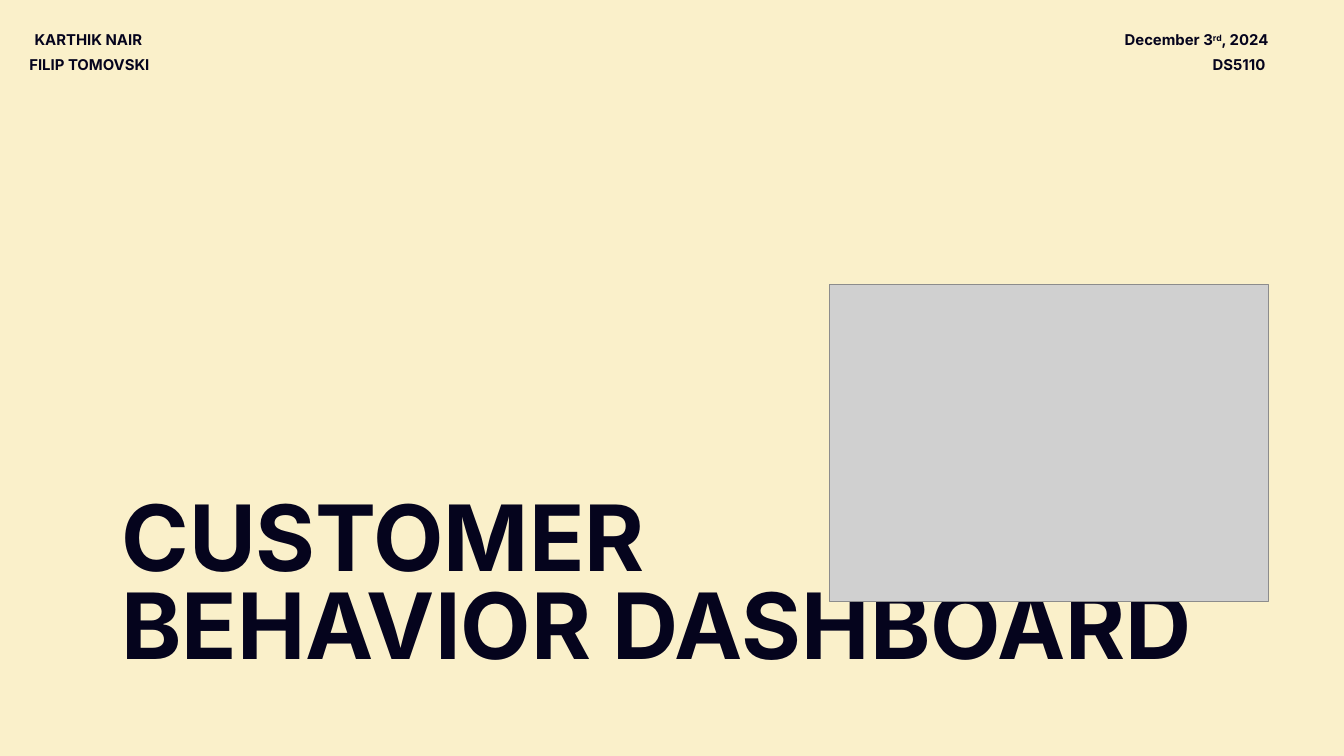
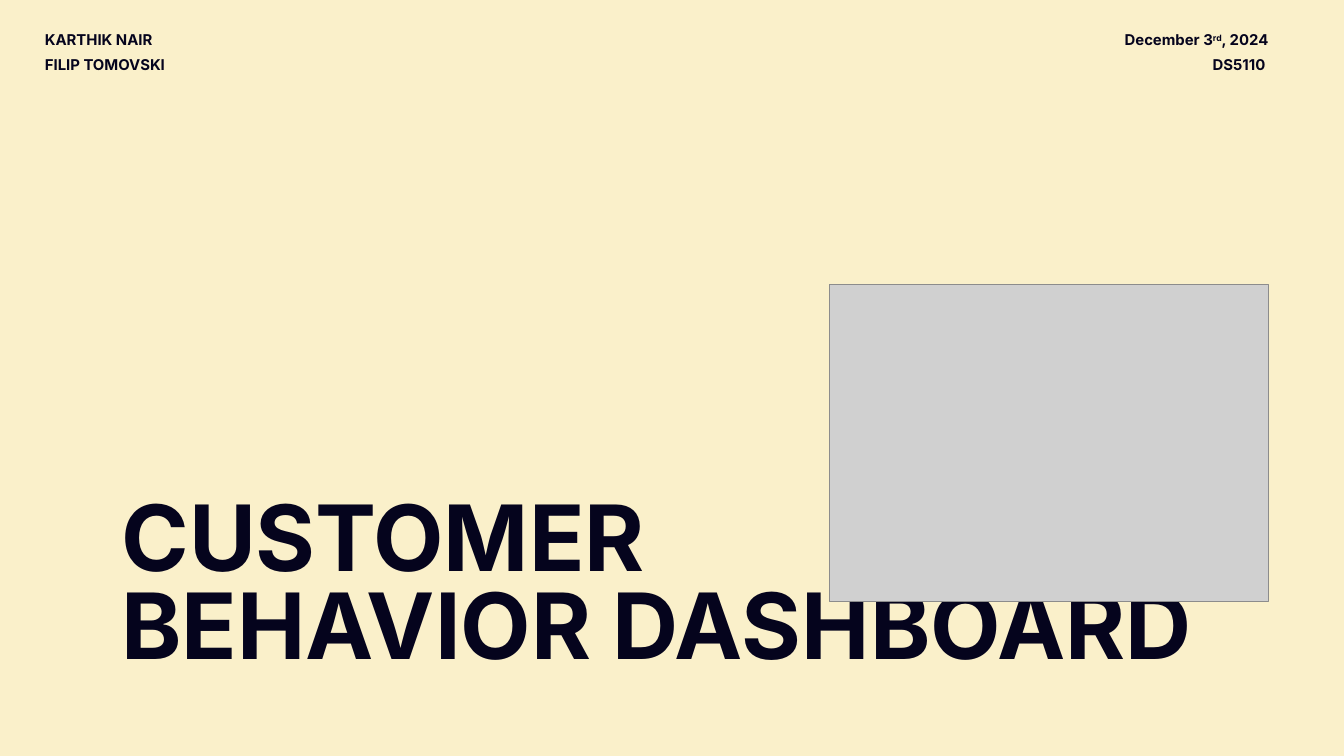
Before and after one commit to nair-j-karthik/DS-5110, a slide deck: slide 1 of docs/Final Presenation.pptx. Drawn at 1344x756 pixels with LibreOffice and Linux fonts; fonts in the diff are those of the drawing; grey boxes stand for pictures. Boxes give left, top, right and bottom in pixels: in the first picture for what was removed or moved away, otherwise in the second. Text is boxed around its words. In the diff, an @@ line names an element or a change of style, - is before the commit and + after.

```diff
--- a/docs/Final Presenation.pptx
+++ b/docs/Final Presenation.pptx
@@ text "KARTHIK NAIR": place and size @@
-text "KARTHIK NAIR" at <box>35,34,142,45</box>
+text "KARTHIK NAIR" at <box>45,34,152,45</box>
@@ text "KARTHIK NAIR" at <box>45,34,152,45</box>: alignment centre to left @@
@@ text "FILIP TOMOVSKI": place and size @@
-text "FILIP TOMOVSKI" at <box>29,59,149,70</box>
+text "FILIP TOMOVSKI" at <box>45,59,165,70</box>
@@ text "FILIP TOMOVSKI" at <box>45,59,165,70</box>: alignment centre to left @@
```
Also in this commit, not shown: 3 other slides changed, 4 slides added, 10 slides removed.
